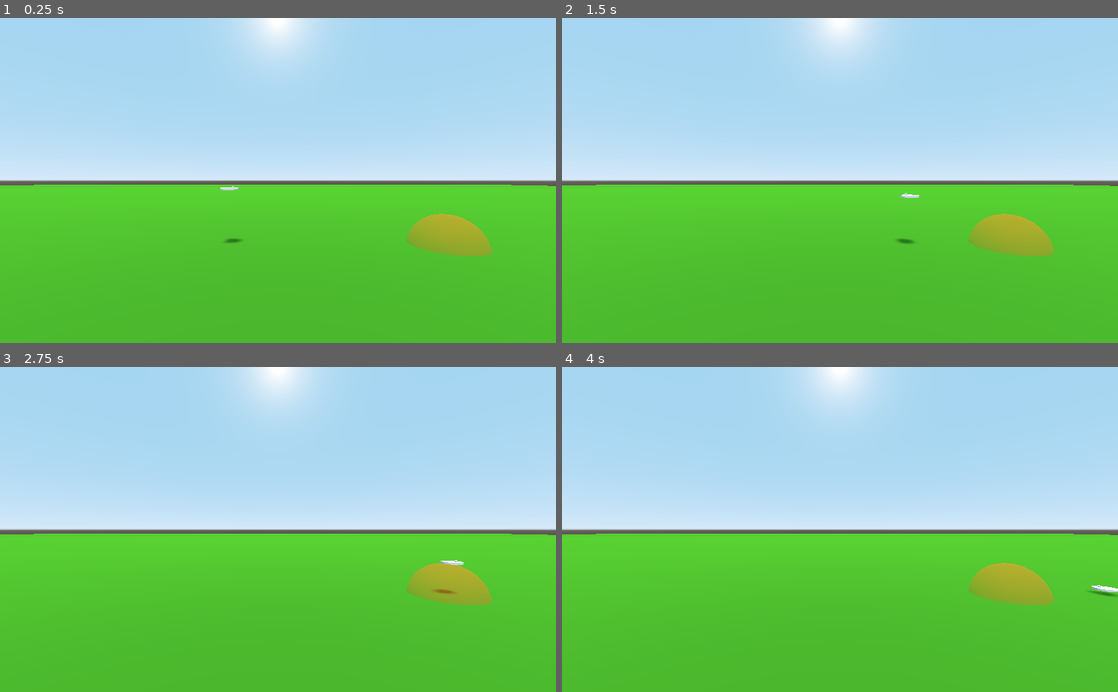
Above: before the commit, frames 1-4 (two rows, left to right).
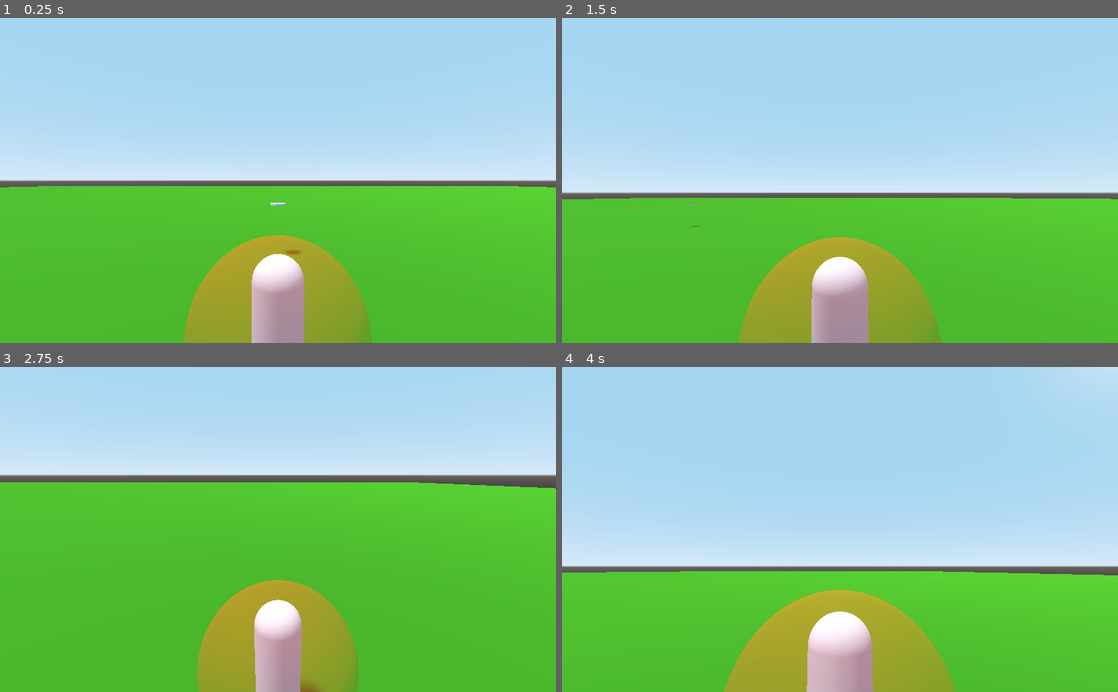
Above: after the commit, the same moments.

Repository: TheZoq2/the-frisbee-in-the-middle
Game: Godot game, scene res://scenes/frisbee_test.tscn
Same seed, same stepped clock (60 frames per second), same inputs: the game is played once before the commit and once after it.
Inputs (mouse positions are in pixels of both pictures, inside the frame that each line leads up to):
- Up to frame 1 (0.25 s): no input
- Up to frame 2 (1.5 s): move the mouse to (962, 164) at 0.52 s; hold D (Move_Right) 0.53-1.28 s; hold Shift (L_Shift) 0.53-1.28 s; tap Space (Jump) at 0.77 s; move the mouse to (728, 196) at 1.27 s; hold S (Move_Backwards) from 1.28 s (still down); tap Mouse wheel down (Scroll_Down) at 1.35 s
- Up to frame 3 (2.75 s): tap Space (Jump) at 1.52 s; move the mouse to (333, 458) at 2.02 s; release S (Move_Backwards) at 2.03 s; hold D (Move_Right) from 2.03 s (still down); hold Mouse wheel up (Scroll_Up) from 2.03 s (still down)
- Up to frame 4 (4 s): move the mouse to (812, 594) at 2.77 s; release D (Move_Right) at 2.78 s; release Mouse wheel up (Scroll_Up) at 2.78 s; hold W (Move_Forward) 2.78-3.53 s; tap Shift (L_Shift) at 2.85 s; tap Space (Jump) at 3.02, 3.77 s; move the mouse to (1006, 578) at 3.52 s; hold A (Move_Left) from 3.53 s (still down); hold Mouse wheel down (Scroll_Down) from 3.53 s (still down)

The runs differ from the first frame. In frame 1, 12% of the frame differs, in the area x 0-100%, y 0-100%; in frame 2, 18%; in frame 3, 35%; in frame 4, 28%.

Commit message:
Add player to frisbee test scene

Diff:
--- a/scenes/frisbee_test.tscn
+++ b/scenes/frisbee_test.tscn
@@ -1,7 +1,7 @@
 [gd_scene load_steps=6 format=2]
 
 [ext_resource path="res://scenes/frisbee.tscn" type="PackedScene" id=1]
-[ext_resource path="res://scenes/catcher.tscn" type="PackedScene" id=2]
+[ext_resource path="res://scenes/player/Player.tscn" type="PackedScene" id=2]
 
 [sub_resource type="BoxShape" id=1]
 
@@ -25,12 +25,9 @@
 [node name="Spatial" parent="." instance=ExtResource( 1 )]
 transform = Transform( 1, 0, 0, 0, 1, 0, 0, 0, 1, 0.00848186, 1.75805, -0.00535083 )
 
-[node name="Camera" type="Camera" parent="."]
-transform = Transform( 1, 0, 0, 0, 1, 0, 0, 0, 1, 2.11126, 1.99083, 6.77392 )
-
 [node name="DirectionalLight" type="DirectionalLight" parent="."]
 transform = Transform( 1, 0, 0, 0, 0.299524, 0.954089, 0, -0.954089, 0.299524, 0, 82, 66 )
 shadow_enabled = true
 
-[node name="Catcher" parent="." instance=ExtResource( 2 )]
-transform = Transform( 1, 0, 0, 0, 1, 0, 0, 0, 1, 7, 0, 0 )
+[node name="Player" parent="." instance=ExtResource( 2 )]
+transform = Transform( -4.37114e-08, 0, 1, 0, 1, 0, -1, 0, -4.37114e-08, 6, 0.9, 0 )
--- a/scenes/player/cam_controller.gd
+++ b/scenes/player/cam_controller.gd
@@ -21,6 +21,7 @@
     Input.set_mouse_mode(Input.MOUSE_MODE_CAPTURED)
     assert(parent != null, "CamController needs a parent")
     #assert(parent.rotate_camera != null && parent.mouse_right != null, "parent has to have the variables mouse_right and rotate_camera")
+    apply_zoom()
 
 func _input(event: InputEvent) -> void:
 
@@ -33,4 +34,7 @@
 
     #camera zoom
     self.BOOM_CAM_SEP.translation.z += (Input.get_action_strength("Scroll_Up") - Input.get_action_strength("Scroll_Down")) * camera_zoom_sensitivity
+    apply_zoom()
+
+func apply_zoom():
     self.BOOM_CAM_SEP.translation.z = clamp(self.BOOM_CAM_SEP.translation.z, -0.2, 3)
